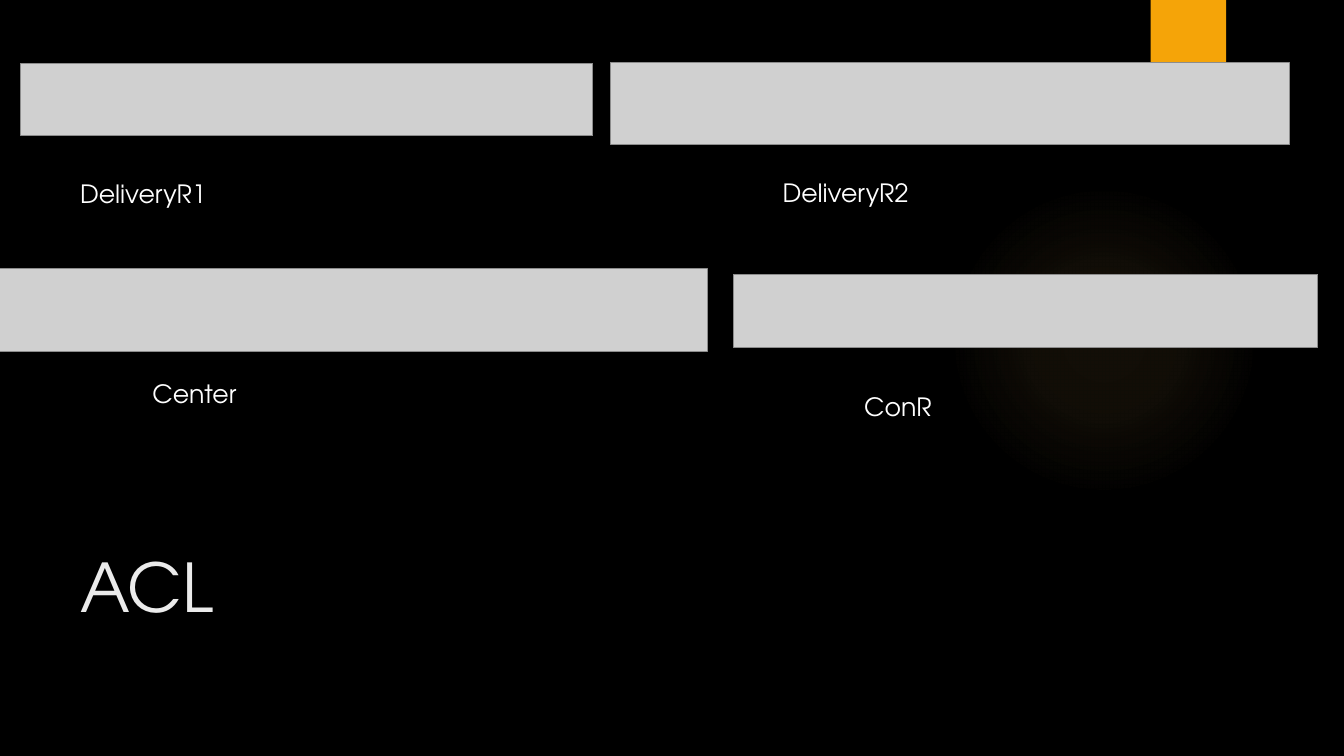
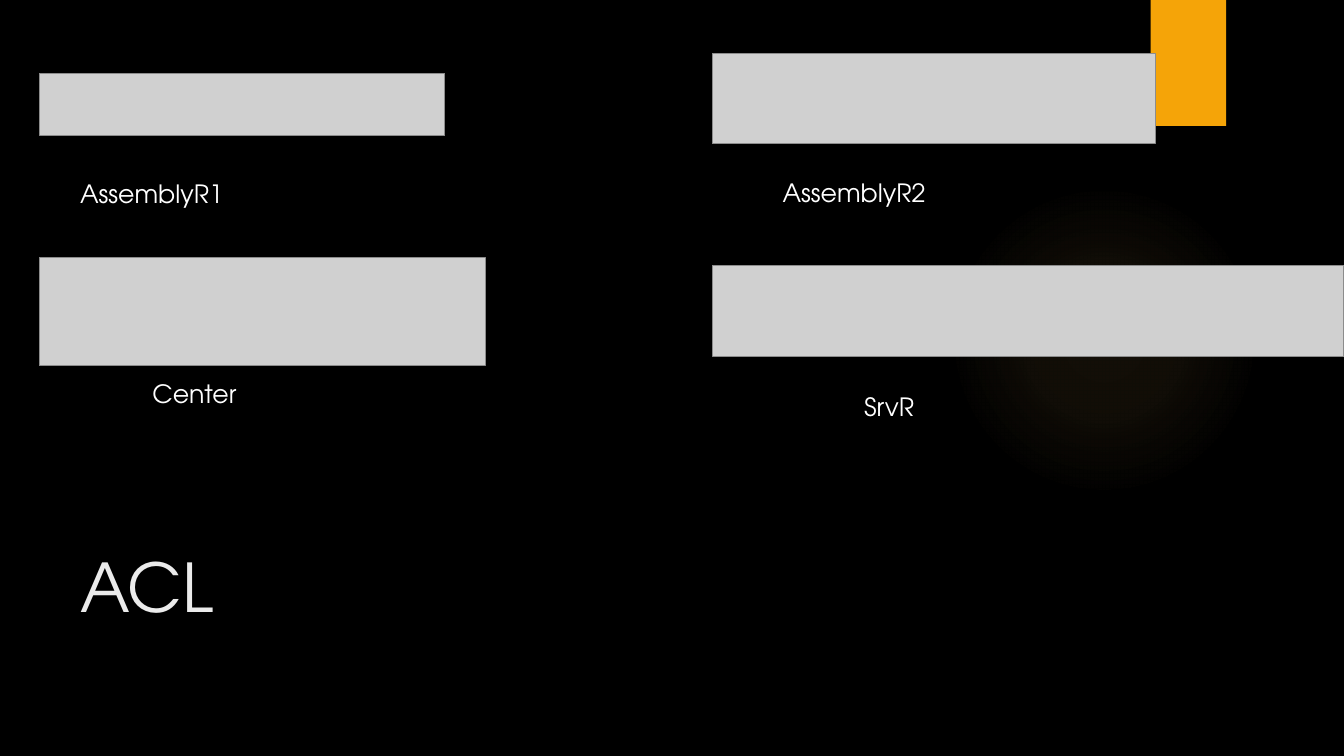
Before and after one commit to LajkaK2006/BorsodNet, a slide deck: slide 33 of BorsodNet.pptx (slide 30 before the commit). Drawn at 1344x756 pixels with LibreOffice and Linux fonts; fonts in the diff are those of the drawing; grey boxes stand for pictures; background and template pictures are left out. Boxes give left, top, right and bottom in pixels: in the first picture for what was removed or moved away, otherwise in the second. Text is boxed around its words. In the diff, an @@ line names an element or a change of style, - is before the commit and + after.

```diff
--- a/BorsodNet.pptx
+++ b/BorsodNet.pptx
@@ picture: place and size @@
-picture at box(611, 63, 1291, 144)
+picture at box(713, 53, 1155, 143)
@@ picture: place and size @@
-picture at box(21, 64, 594, 136)
+picture at box(39, 74, 445, 136)
@@ text at box(80, 184, 223, 208): text changed @@
-DeliveryR1
+AssemblyR1
@@ text at box(783, 183, 926, 207): text changed @@
-DeliveryR2
+AssemblyR2
@@ picture: place and size @@
-picture at box(0, 269, 707, 352)
+picture at box(39, 257, 485, 366)
@@ picture: place and size @@
-picture at box(734, 274, 1319, 348)
+picture at box(713, 265, 1344, 357)
@@ text at box(864, 397, 914, 417): text changed @@
-ConR
+SrvR
```
Also in this commit, not shown: 5 other slides changed, 5 slides added, 2 slides removed.
